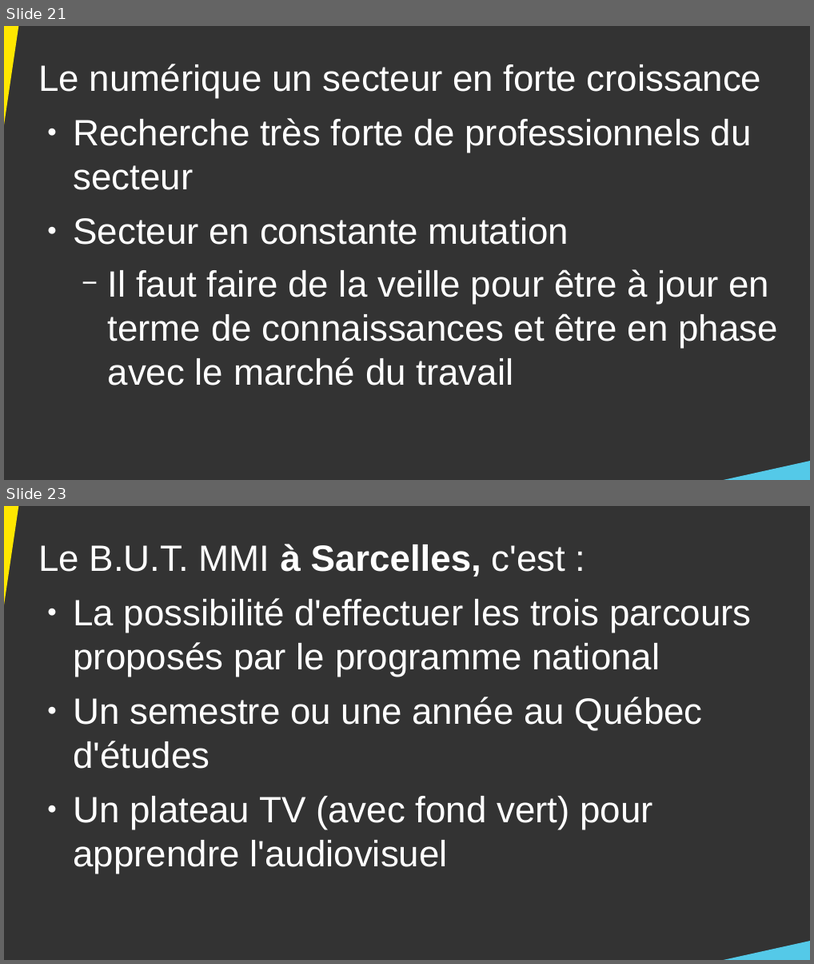
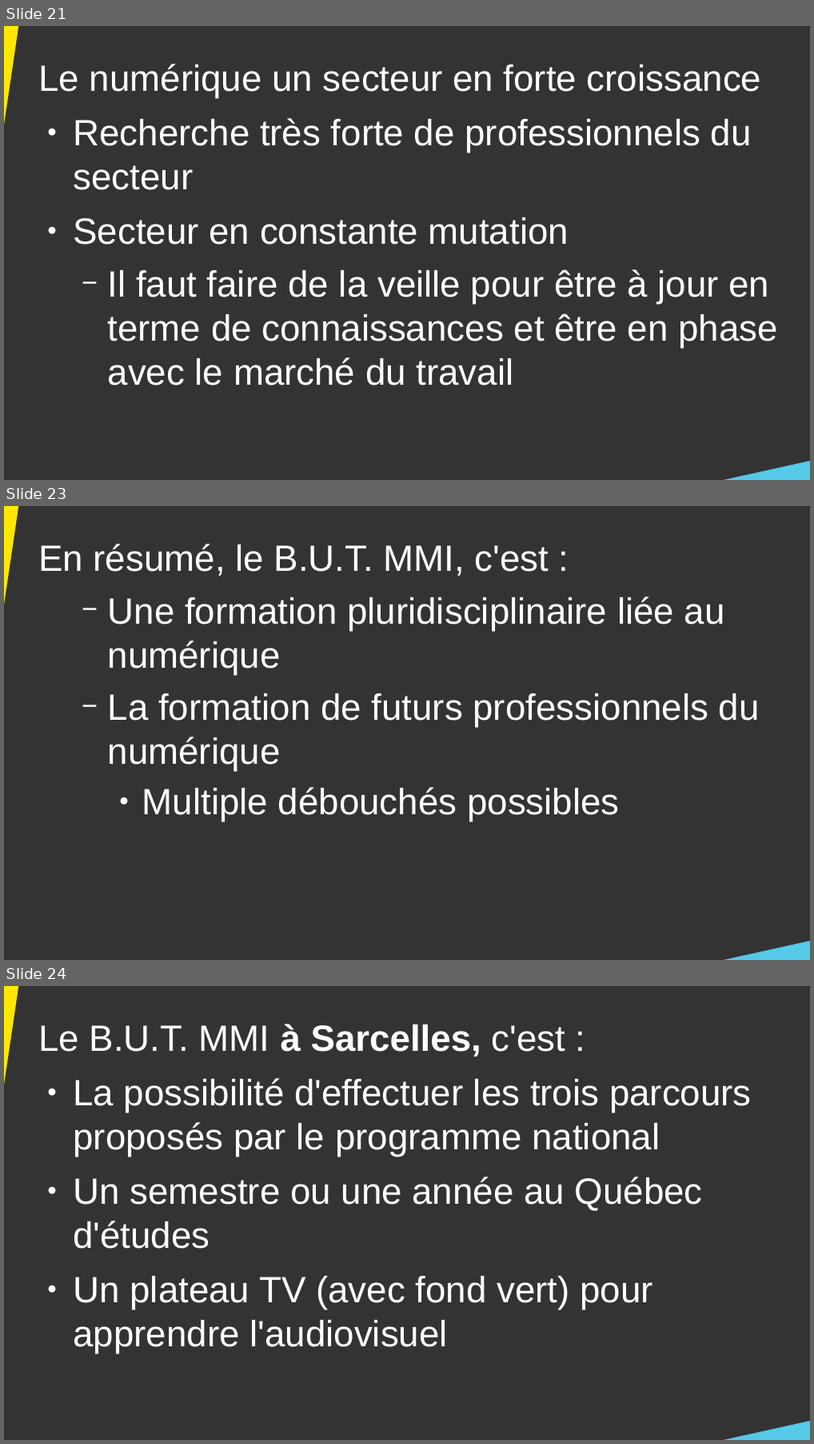
Before and after one commit to DanYellow/cours, a slide deck: presentation-formation-mmi/presentation.odp. Shown one above the other, each under a label of ours: slides 21 and 23 before the commit, slides 21, 23 and 24 after it; the slides between them are not shown. The pictures are 814x964 and 814x1444 pixels, drawn with LibreOffice and Linux fonts; fonts in the diff are those of the drawing. Boxes give left, top, right and bottom in pixels: in the first picture for what was removed or moved away, otherwise in the second. Text is boxed around its words. In the diff, an @@ line names an element or a change of style, - is before the commit and + after.

```diff
--- a/presentation-formation-mmi/presentation.odp
+++ b/presentation-formation-mmi/presentation.odp
@@ slide 23 added at (4, 506, 810, 960), background #333333 @@
@@ right triangle added at (4, 506, 26, 709), fill #FFE700 @@
@@ text added at (38, 544, 760, 821), 36 pt, text #FFFFFF @@
+En résumé, le B.U.T. MMI, c'est :
+  − Une formation pluridisciplinaire liée au numérique
+  − La formation de futurs professionnels du numérique
+    ● Multiple débouchés possibles
@@ right triangle added at (707, 938, 810, 960), fill #54C9E8 @@
@@ what was slide 23 is now slide 24 @@
```
Also in this commit, not shown: 5 slides changed, 12 other files.
